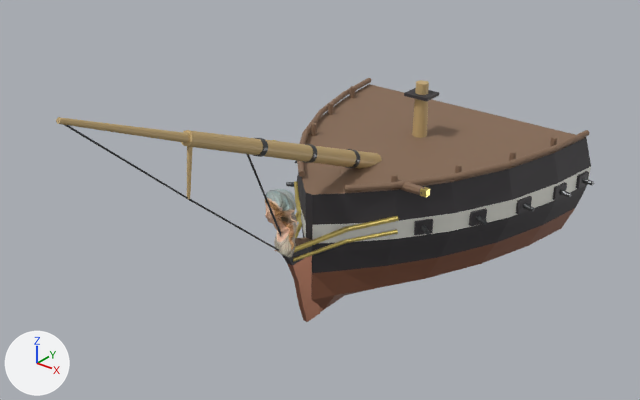
The glTF model figureheads/ships3d/sybille.glb, before and after one commit.
One viewpoint serves both versions: a 50 mm camera at (20.2, -25.6, 18.0) aimed at (0.3, -0.8, 2.6). Lighting does not change. The marker at lower left points along +X, +Y and +Z. The older version comes first. Where no turn or scale is listed for an object, it has been applied to the vertices. Vertices at exactly the same position are counted once.

Names of what the first picture shows: 'sybille_Figurehead', 'sybille_ParentBow'.
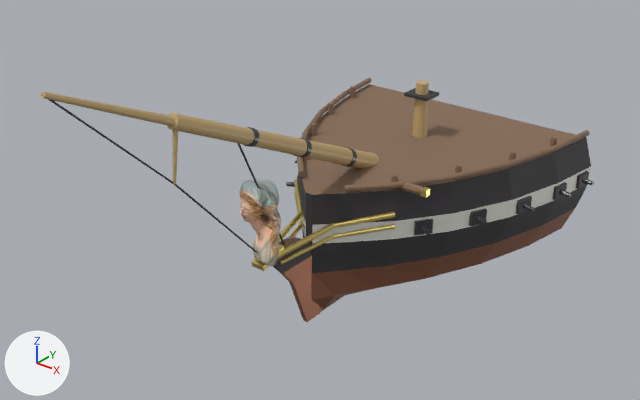
Where the newer file only moved an object's origin or applied its transform, the numbers keep the older frame.

Pixel boxes [x1, y1, x2, y2] of what changed, in the pictures (640 x 400 px; the box of a moved part takes in the faces that stretch with it):
'sybille_ParentBow', reshaped
    before: [56, 78, 594, 322]
    after: [41, 78, 594, 322]
'sybille_Figurehead', moved, rescaled (30% wider, 27% taller)
    before: [265, 189, 297, 258]
    after: [239, 179, 281, 267]
part 1 of me_sybille_bowhullmesh, moved or reshaped
    before: [295, 210, 301, 222]
    after: [278, 212, 303, 243]
part 2 of me_sybille_bowhullmesh, moved or reshaped
    before: [295, 198, 302, 223]
    after: [280, 235, 334, 265]
part 3 of me_sybille_bowhullmesh, moved or reshaped
    before: [58, 121, 189, 200]
    after: [42, 95, 175, 185]
part 4 of me_sybille_bowhullmesh, moved or reshaped
    before: [189, 199, 279, 251]
    after: [175, 184, 258, 254]
part 5 of me_sybille_bowhullmesh, rebuilt (40% taller)
    before: [181, 130, 382, 169]
    after: [166, 113, 379, 168]
part 6 of me_sybille_bowhullmesh, rebuilt (30% taller)
    before: [56, 117, 190, 143]
    after: [41, 92, 176, 126]
part 7 of me_sybille_bowhullmesh, rebuilt (19% wider)
    before: [347, 215, 399, 231]
    after: [333, 211, 395, 228]
part 8 of me_sybille_bowhullmesh, rebuilt (25% wider, 10% taller)
    before: [294, 181, 301, 211]
    after: [294, 179, 303, 212]
part 9 of me_sybille_bowhullmesh, rebuilt (7% wider, 42% taller)
    before: [294, 227, 348, 252]
    after: [277, 223, 335, 259]
part 10 of me_sybille_bowhullmesh, added
    after: [296, 138, 312, 158]
part 11 of me_sybille_bowhullmesh, added
    after: [173, 130, 178, 184]
part 12 of me_sybille_bowhullmesh, added
    after: [290, 223, 303, 237]
part 13 of me_sybille_bowhullmesh, added
    after: [294, 191, 303, 224]
part 14 of me_sybille_bowhullmesh, added
    after: [333, 224, 395, 238]
part 15 of me_sybille_bowhullmesh, deleted
    before: [253, 138, 268, 157]
part 16 of me_sybille_bowhullmesh, deleted
    before: [302, 144, 317, 163]
part 17 of me_sybille_bowhullmesh, deleted
    before: [187, 146, 193, 199]
part 18 of me_sybille_bowhullmesh, deleted
    before: [293, 239, 347, 262]
part 19 of me_sybille_bowhullmesh, deleted
    before: [346, 229, 398, 243]
part 20 of me_sybille_bowhullmesh, moved or reshaped
    before: [247, 80, 589, 322]
    after: [237, 80, 590, 322]

What changed in the scene script:
```text
Change me_sybille_bowhullmesh:
    remove me_sybille_bowhullmesh.from_pydata(...)  # 1319 vertices, 2418 faces; spans x -7.0..7.0, y -11.8..11.8, z -6.1..6.1
    add me_sybille_bowhullmesh.from_pydata(...)  # 1327 vertices, 2430 faces; spans x -7.0..7.0, y -12.2..11.8, z -6.1..7.0
    me_sybille_bowhullmesh part 1: the loose piece of 20 vertices spanning x -1.3..-0.1, y -2.3..0.2, z -2.3..-1.7 is multiplied about its middle by the matrix ((1.042, 0.268, -0.376), (-0.301, 1.098, -0.051), (0.35, 0.146, 1.075)), then moved by (0.2, -0.6, 0.2)
    me_sybille_bowhullmesh part 2: the loose piece of 20 vertices spanning x -2.7..-1.1, y 0.1..1.7, z -2.5..-2.0 is multiplied about its middle by the matrix ((0.645, 1.047, 0.009), (-1.047, 0.644, 0.041), (0.03, -0.03, 1.229)), then moved by (2.5, -2.4, -0.1)
    me_sybille_bowhullmesh part 3: the loose piece of 16 vertices spanning x 0.0, y -11.8..-7.1, z 1.9..6.1 is scaled about its middle by (0.184, 0.959, 1.02), then moved by (0.0, -0.5, 0.8)
    me_sybille_bowhullmesh part 4: the loose piece of 16 vertices spanning x 0.0, y -7.2..-2.2, z -2.4..1.9 is scaled about its middle by (0.344, 0.885, 1.13), then moved by (0.0, -0.8, 0.5)
    me_sybille_bowhullmesh part 5: the loose piece of 44 vertices spanning x -0.4..0.4, y -7.1..3.8, z -0.8..4.3 is rebuilt with 44 vertices and now spans x -0.4..0.4, y -7.7..3.6, z -0.7..5.0
    me_sybille_bowhullmesh part 6: the loose piece of 36 vertices spanning x -0.2..0.2, y -11.8..-5.9, z 3.4..6.1 is rebuilt with 36 vertices and now spans x -0.2..0.2, y -12.2..-6.4, z 4.1..7.0
    me_sybille_bowhullmesh part 7: the loose piece of 20 vertices spanning x 1.2..2.8, y 0.0..1.7, z -1.9..-1.3 is rebuilt with 20 vertices and now spans x 0.8..2.7, y -0.3..1.6, z -1.7..-1.2
    me_sybille_bowhullmesh part 8: the loose piece of 20 vertices spanning x -2.8..-1.2, y 0.0..1.7, z -1.9..-1.3 is rebuilt with 20 vertices and now spans x -2.7..-0.8, y -0.3..1.6, z -1.7..-1.2
    me_sybille_bowhullmesh part 9: the loose piece of 20 vertices spanning x 0.1..1.3, y -2.3..0.2, z -2.3..-1.7 is rebuilt with 20 vertices and now spans x 0.1..0.9, y -3.2..-0.2, z -2.1..-1.5
    me_sybille_bowhullmesh part 10: a new loose piece of 44 vertices spanning x -0.4..0.4, y -1.4..-0.9, z 1.4..2.2, in mat_palettematerial001
    me_sybille_bowhullmesh part 11: a new loose piece of 24 vertices spanning x -0.1..0.1, y -7.8..-7.4, z 2.6..4.7, in mat_palettematerial001
    me_sybille_bowhullmesh part 12: a new loose piece of 20 vertices spanning x -0.9..-0.1, y -2.8..-0.2, z -2.5..-2.0, in mat_palettematerial001
    me_sybille_bowhullmesh part 13: a new loose piece of 20 vertices spanning x -2.7..-0.8, y -0.3..1.6, z -2.2..-1.7, in mat_palettematerial001
    me_sybille_bowhullmesh part 14: a new loose piece of 20 vertices spanning x 0.8..2.7, y -0.3..1.6, z -2.2..-1.7, in mat_palettematerial001
    me_sybille_bowhullmesh part 15: the loose piece of 44 vertices spanning x -0.3..0.3, y -3.9..-3.4, z 2.3..3.0 is deleted
    me_sybille_bowhullmesh part 16: the loose piece of 44 vertices spanning x -0.4..0.4, y -1.1..-0.6, z 1.1..1.9 is deleted
    me_sybille_bowhullmesh part 17: the loose piece of 24 vertices spanning x -0.1..0.1, y -7.2..-6.8, z 1.9..4.0 is deleted
    me_sybille_bowhullmesh part 18: the loose piece of 20 vertices spanning x 0.1..1.3, y -2.0..0.1, z -2.8..-2.3 is deleted
    me_sybille_bowhullmesh part 19: the loose piece of 20 vertices spanning x 1.1..2.7, y 0.1..1.7, z -2.5..-2.0 is deleted
    me_sybille_bowhullmesh part 20: 31 vertices moved from x -6.8..6.2, y -4.4..11.8, z -5.2..2.9 to x -6.8..6.2, y -4.9..11.8, z -5.1..3.5; 95 vertices removed from x -6.2..6.7, y -4.4..11.8, z -5.2..3.0; 127 vertices added at x -6.2..6.8, y -4.9..11.8, z -5.1..3.5
Change ob_sybille_figurehead:
    ob_sybille_figurehead.location: (0.0, -2.58, 2.28) -> (0.0, -3.69, 2.78)
    ob_sybille_figurehead.scale: (1.27, 1.27, 1.27) -> (1.58, 1.58, 1.58)
```
